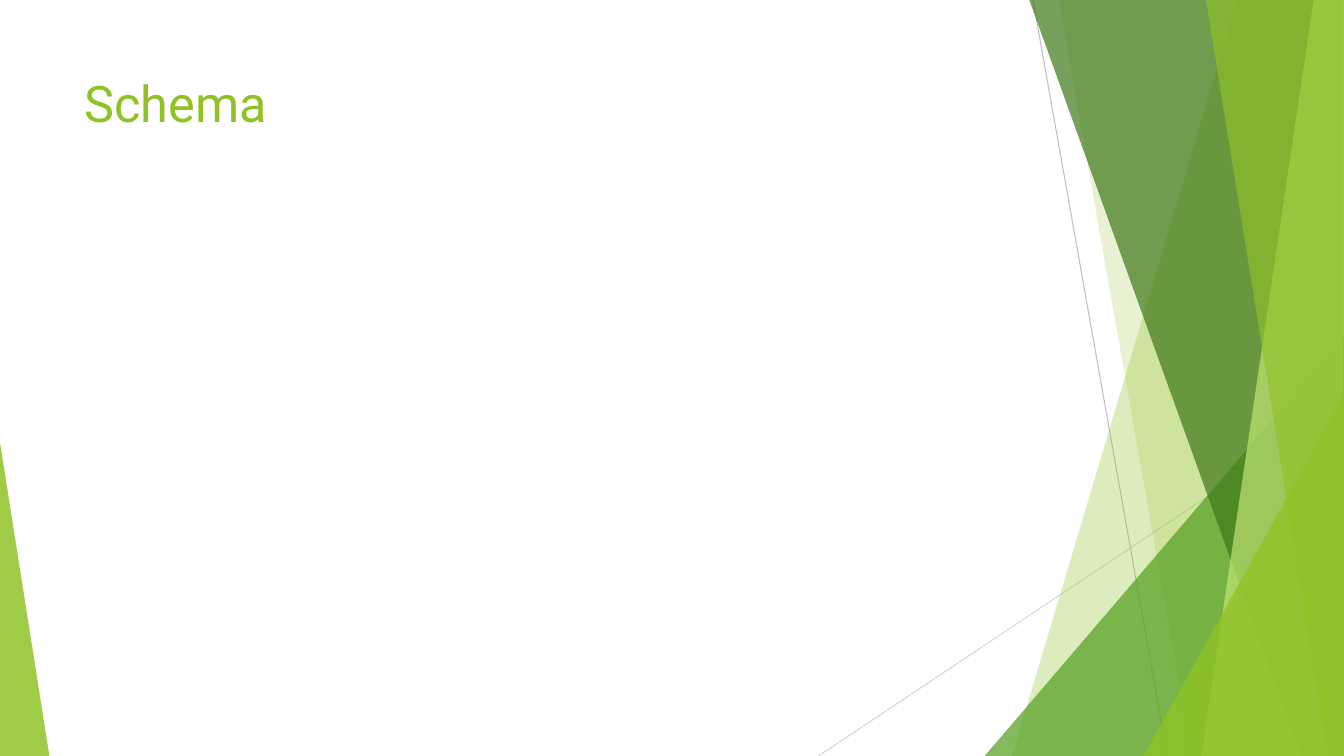
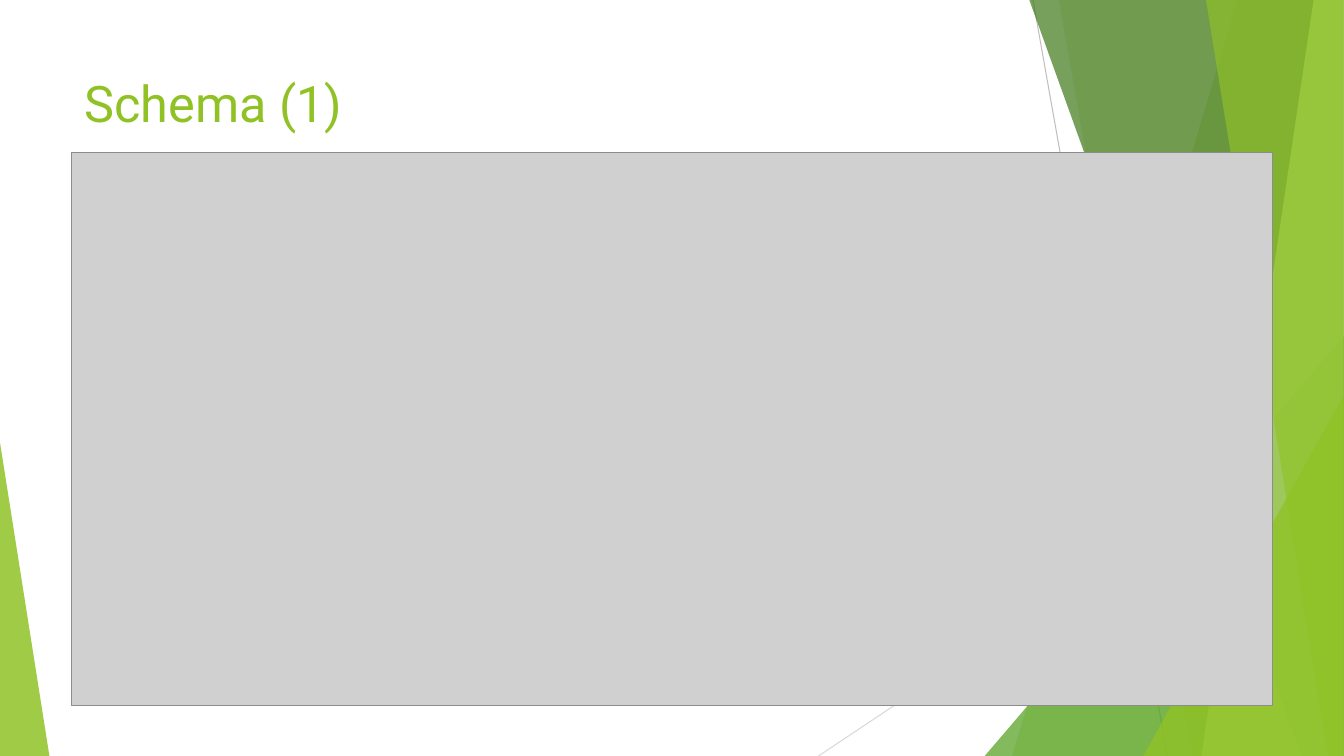
Before and after one commit to gheimsch/Pulse_oximetry, a slide deck: slide 10 of Bericht/Oxymeter.pptx. Drawn at 1344x756 pixels with LibreOffice and Linux fonts; fonts in the diff are those of the drawing; grey boxes stand for pictures. Boxes give left, top, right and bottom in pixels: in the first picture for what was removed or moved away, otherwise in the second. Text is boxed around its words. In the diff, an @@ line names an element or a change of style, - is before the commit and + after.

```diff
--- a/Bericht/Oxymeter.pptx
+++ b/Bericht/Oxymeter.pptx
@@ title at [85, 82, 342, 134]: text changed @@
-Schema
+Schema (1)
@@ picture added at [72, 152, 1272, 706] @@
```
Also in this commit, not shown: 5 other slides changed, 2 slides added, 1 slide removed, 1 other file.
